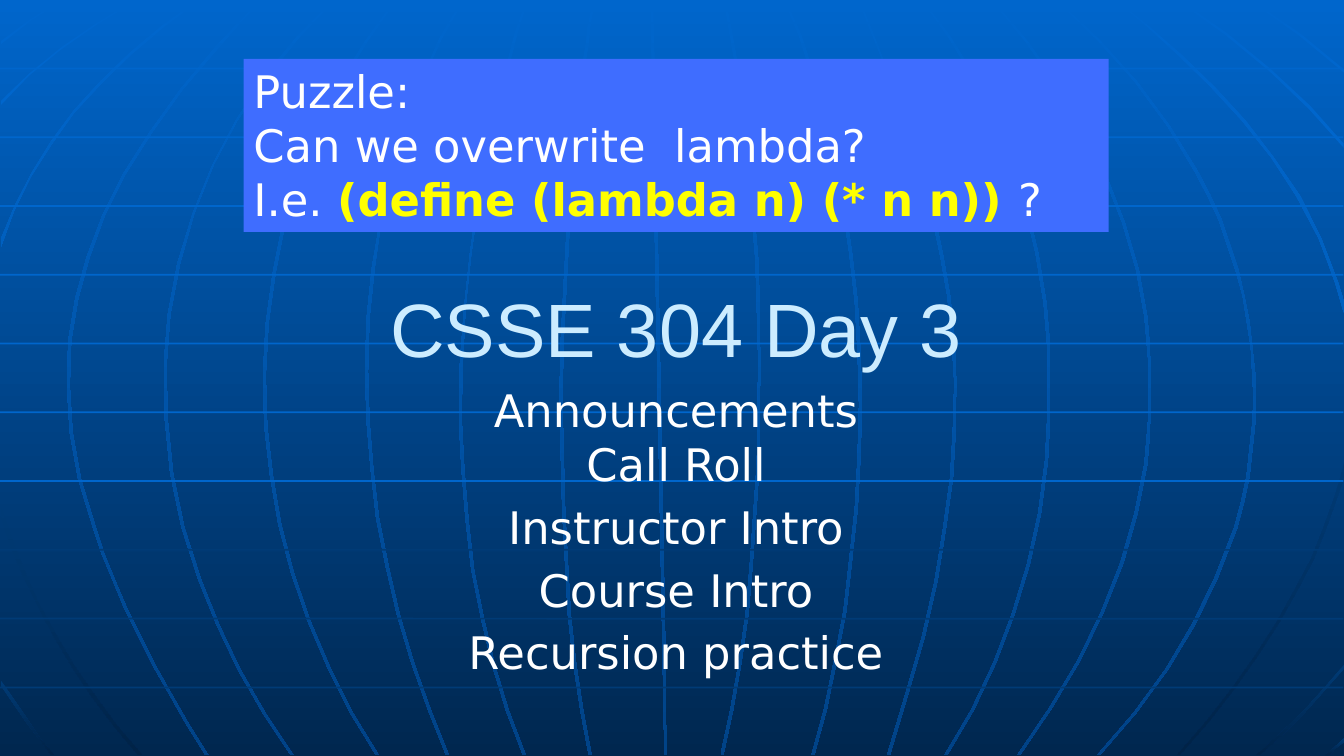
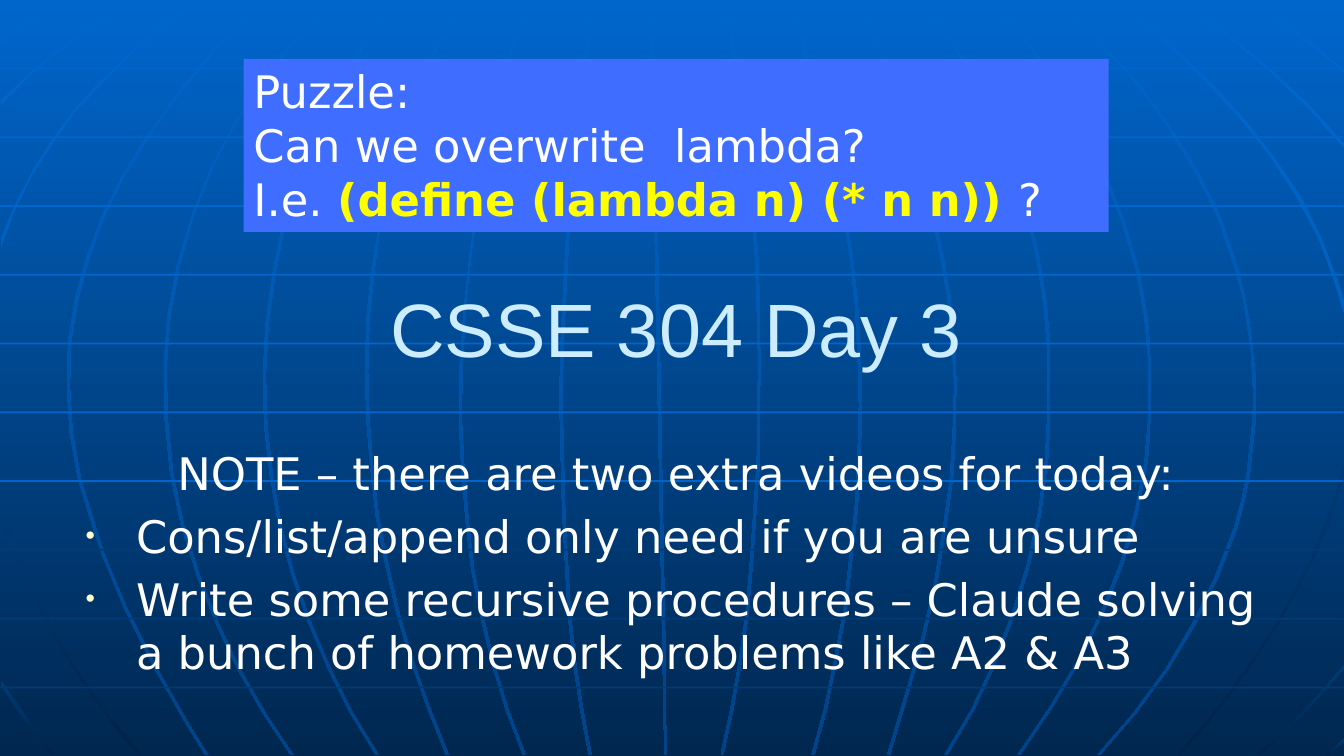
Before and after one commit to RHIT-CSSE/csse304, a slide deck: slide 1 of ClassMaterials/CourseIntro/CWA-intro.pptx. Drawn at 1344x756 pixels with LibreOffice and Linux fonts; fonts in the diff are those of the drawing. Boxes give left, top, right and bottom in pixels: in the first picture for what was removed or moved away, otherwise in the second. Text is boxed around its words. In the diff, an @@ line names an element or a change of style, - is before the commit and + after.

Commit message:
day 3 lecture

```diff
--- a/ClassMaterials/CourseIntro/CWA-intro.pptx
+++ b/ClassMaterials/CourseIntro/CWA-intro.pptx
@@ subtitle at (136, 456, 1255, 679): text changed @@
-Announcements
-Call Roll
-Instructor Intro
-Course Intro
-Recursion practice
+NOTE – there are two extra videos for today:
+• Cons/list/append only need if you are unsure
+• Write some recursive procedures – Claude solving a bunch of homework problems like A2 & A3
```
Also in this commit, not shown: 2 other slides changed, 6 slides added, 24 slides removed, 5 other files.
